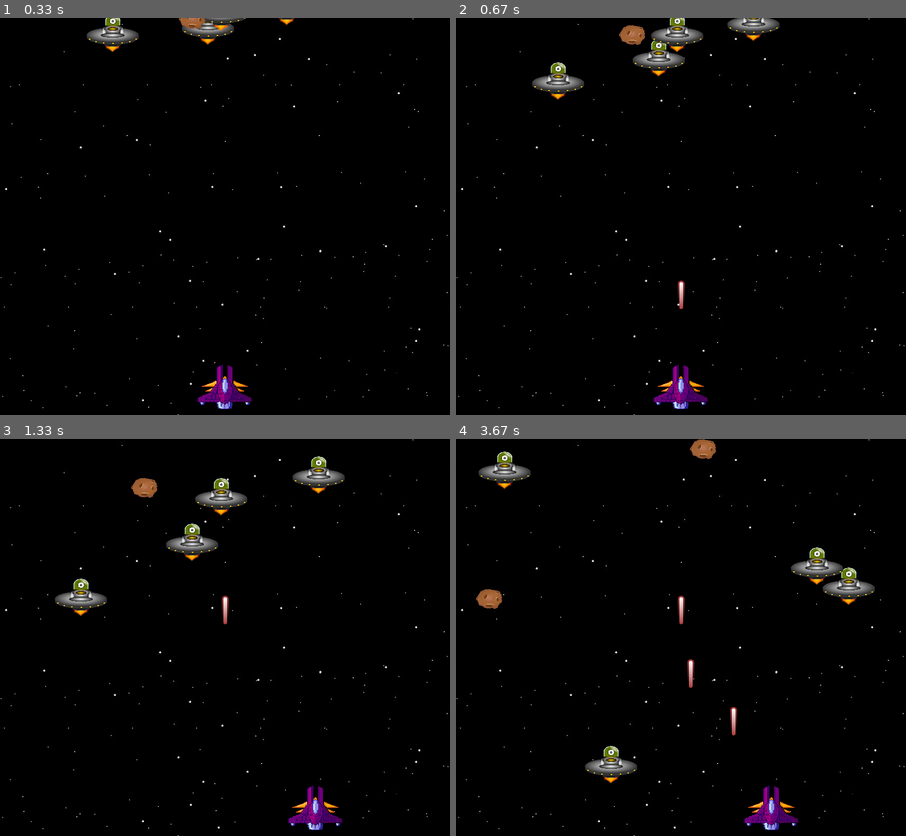
Above: before the commit, frames 1-4 (two rows, left to right).
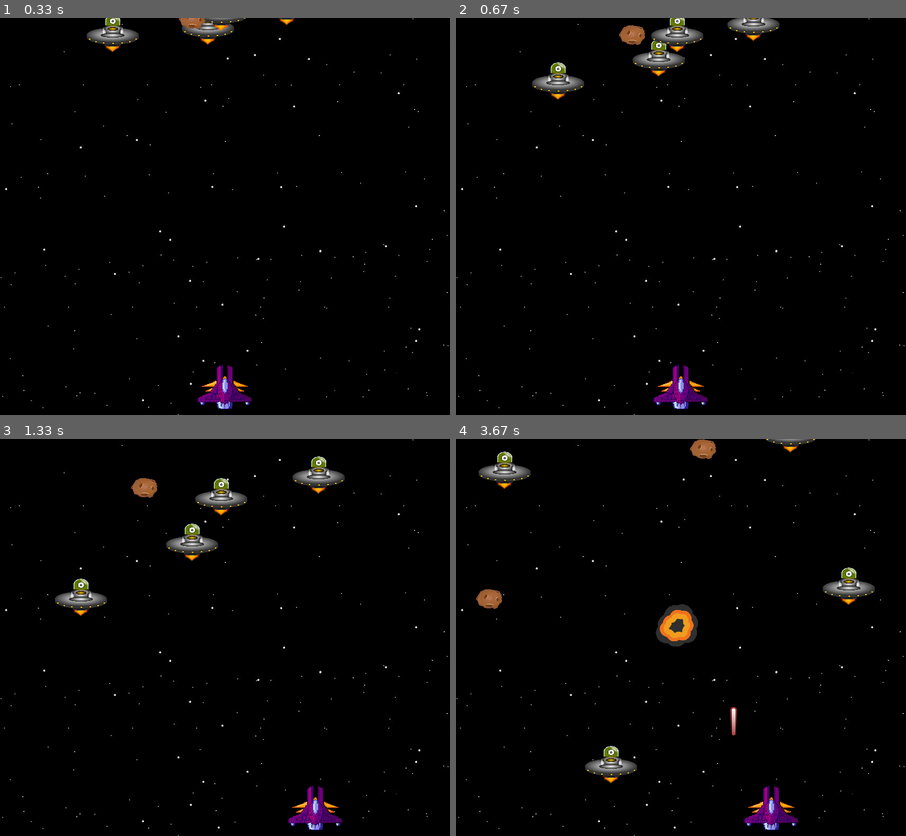
Above: after the commit, the same moments.

Repository: MicaeleGomes/Pygame
Game: pygame game, started from tela_principal.py
Same seed, same stepped clock (60 frames per second), same inputs: the game is played once before the commit and once after it.
Inputs:
- Up to frame 1 (0.33 s): no input
- Up to frame 2 (0.67 s): tap Space at 0.33 s
- Up to frame 3 (1.33 s): hold Right 0.67-1.13 s; hold Right from 1.17 s (still down)
- Up to frame 4 (3.67 s): release Right at 1.63 s; hold Left 1.67-2.2 s; hold Left 2.23-2.63 s; tap Space at 2.67, 3.07, 3.37 s; hold Right 3-3.63 s

Frame 1 is identical in both runs. In frame 2, less than 0.1% of the frame differs, in the area x 49-51%, y 66-74%; in frame 3, less than 0.1%; in frame 4, 1.6%, in the area x 44-86%, y 0-63%.

Commit message:
Adicionando lógica para limitar os tiros da nave a um tiro a cada 500 milissegundos.

Diff:
--- a/tela_principal.py
+++ b/tela_principal.py
@@ -94,6 +94,10 @@
         self.groups = groups
         self.assets = assets
 
+        # Limitando os tiros da nave a um tiro a cada 500 milissegundos.
+        self.last_shot = pygame.time.get_ticks()
+        self.shoot_ticks = 500
+
     def update(self):
         # Atualização da posição da nave
         self.rect.x += self.speedx
@@ -105,11 +109,20 @@
             self.rect.left = 0
 
     def shoot(self):
-        # A nova bala vai ser criada logo acima e no centro horizontal da nave
-        new_bullet = Bullet(self.assets, self.rect.top, self.rect.centerx)
-        self.groups['all_sprites'].add(new_bullet)
-        self.groups['all_bullets'].add(new_bullet)
-        self.assets['pew_sound'].play()
+        # Verifica se pode atirar
+        now = pygame.time.get_ticks()
+        # Verifica quantos ticks se passaram desde o último tiro.
+        elapsed_ticks = now - self.last_shot
+
+         # Se já pode atirar novamente...
+        if elapsed_ticks > self.shoot_ticks:
+            # Marca o tick da nova imagem.
+            self.last_shot = now
+            # A nova bala vai ser criada logo acima e no centro horizontal da nave
+            new_bullet = Bullet(self.assets, self.rect.top, self.rect.centerx)
+            self.groups['all_sprites'].add(new_bullet)
+            self.groups['all_bullets'].add(new_bullet)
+            self.assets['pew_sound'].play()
 
 class Alien(pygame.sprite.Sprite):
     def __init__(self, assets):
